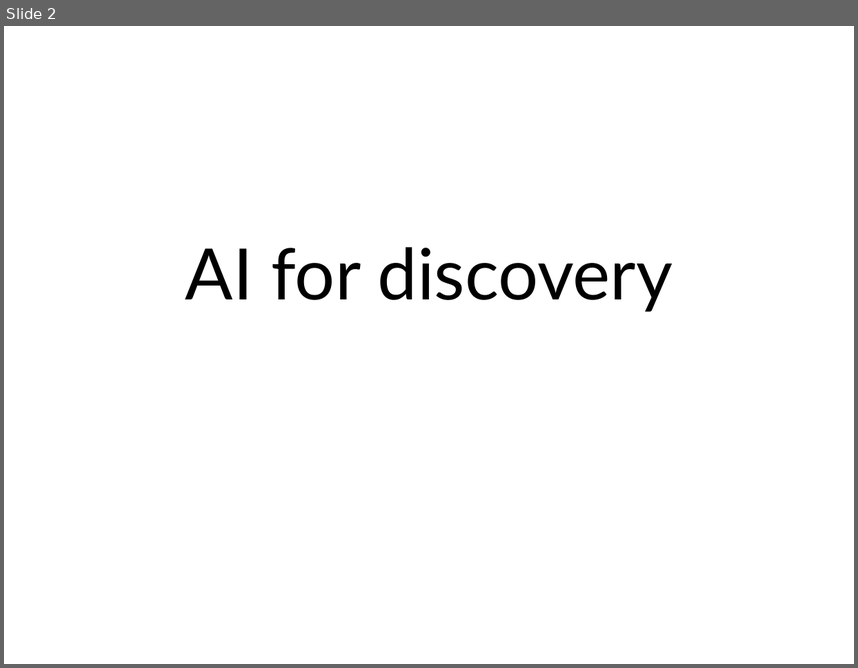
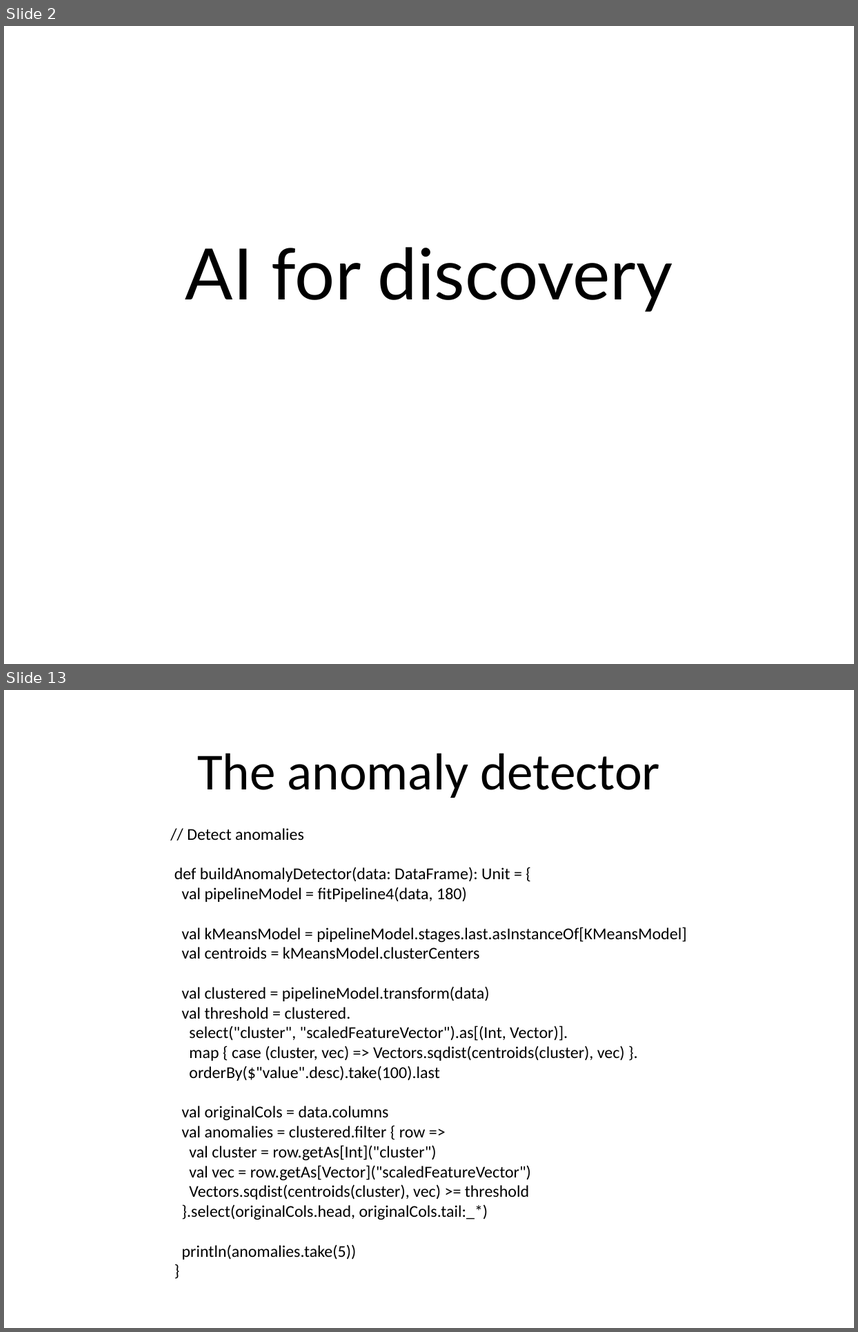
Before and after one commit to kic-markon/ITU_MSc_AM4, a slide deck: powerpoints/ITU Academy Slides AM4-12.pptx. Shown one above the other, each under a label of ours: slide 2 before the commit, slides 2 and 13 after it; the slides between them are not shown. The pictures are 858x668 and 858x1332 pixels, drawn with LibreOffice and Linux fonts; fonts in the diff are those of the drawing; background and template pictures are left out. Boxes give left, top, right and bottom in pixels: in the first picture for what was removed or moved away, otherwise in the second. Text is boxed around its words. In the diff, an @@ line names an element or a change of style, - is before the commit and + after.

```diff
--- a/powerpoints/ITU Academy Slides AM4-12.pptx
+++ b/powerpoints/ITU Academy Slides AM4-12.pptx
@@ slide 13 added at (4, 690, 854, 1328), background picture (left out) @@
@@ title added at (197, 753, 660, 798), 44 pt, text #000000 @@
+The anomaly detector
@@ text added at (174, 828, 686, 1259), 14 pt, text #000000 @@
+// Detect anomalies
+def buildAnomalyDetector(data: DataFrame): Unit = {
+val pipelineModel = fitPipeline4(data, 180)
+val kMeansModel = pipelineModel.stages.last.asInstanceOf[KMeansModel]
+val centroids = kMeansModel.clusterCenters
+val clustered = pipelineModel.transform(data)
+val threshold = clustered.
+select("cluster", "scaledFeatureVector").as[(Int, Vector)].
+map { case (cluster, vec) => Vectors.sqdist(centroids(cluster), vec) }.
+orderBy($"value".desc).take(100).last
+val originalCols = data.columns
+val anomalies = clustered.filter { row =>
+val cluster = row.getAs[Int]("cluster")
+val vec = row.getAs[Vector]("scaledFeatureVector")
+Vectors.sqdist(centroids(cluster), vec) >= threshold
+}.select(originalCols.head, originalCols.tail:_*)
+println(anomalies.take(5))
+}
```
Also in this commit, not shown: 13 other slides added, 1 slide removed, 50 other files.
